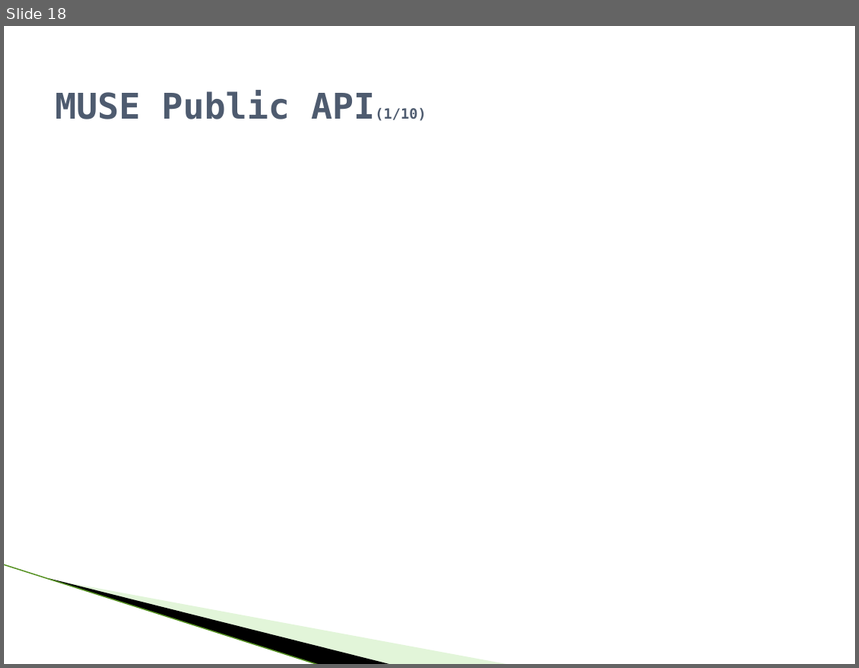
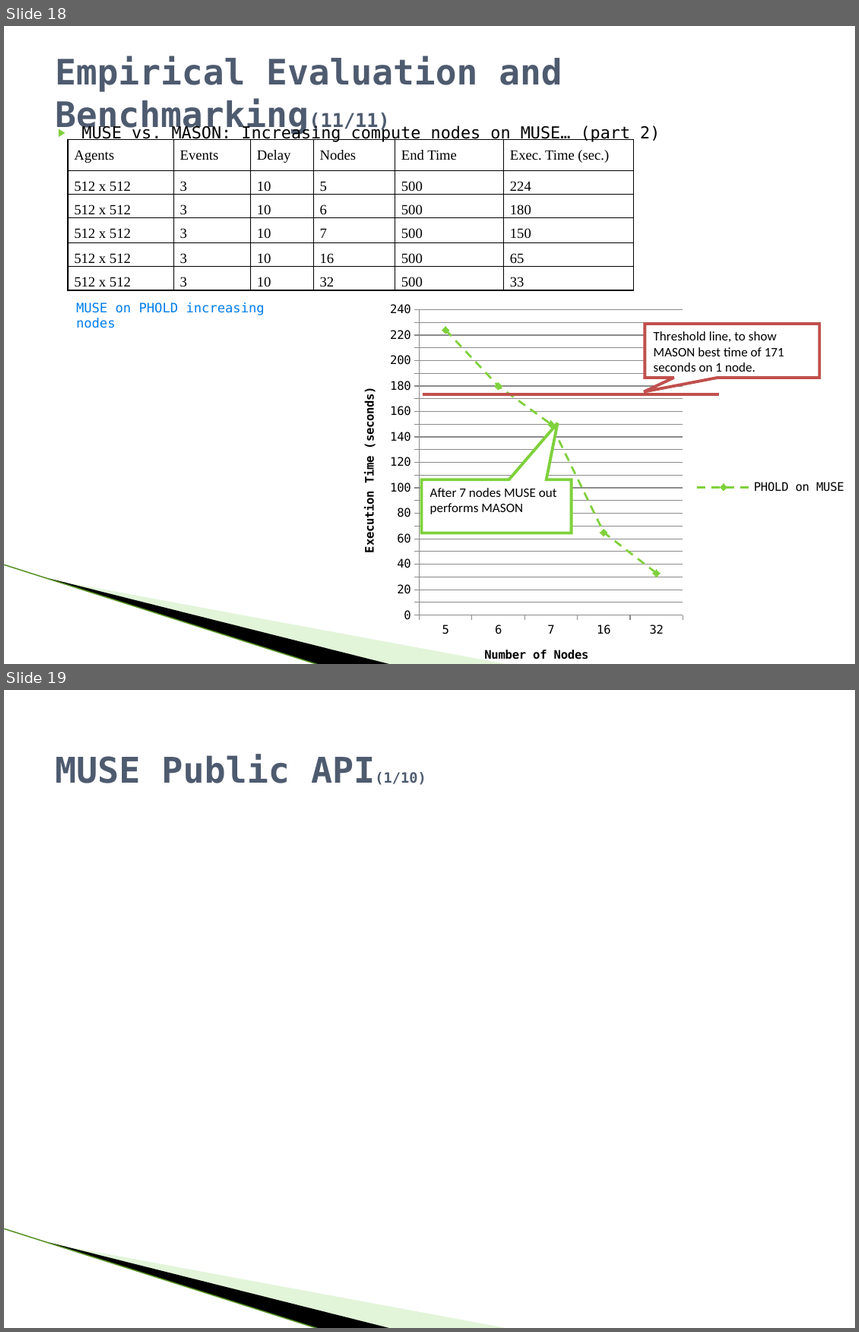
Before and after one commit to raodj/muse, a slide deck: Thesis/MUSE_Defense_presentation.pptx. Shown one above the other, each under a label of ours: slide 18 before the commit, slides 18 and 19 after it. The pictures are 859x668 and 859x1332 pixels, drawn with LibreOffice and Linux fonts; fonts in the diff are those of the drawing; background and template pictures are left out. Boxes give left, top, right and bottom in pixels: in the first picture for what was removed or moved away, otherwise in the second. Text is boxed around its words. In the diff, an @@ line names an element or a change of style, - is before the commit and + after.

```diff
--- a/Thesis/MUSE_Defense_presentation.pptx
+++ b/Thesis/MUSE_Defense_presentation.pptx
@@ slide 18 added at box(4, 26, 855, 664), background #FFFFFF; not listed: 3 template elements that a slide beside it also shows @@
@@ title added at box(55, 56, 562, 135), 29.7 pt, text #4E5B6F, bold @@
+Empirical Evaluation and Benchmarking(11/11)
@@ table added at box(68, 139, 634, 298), 6 rows, 6 columns @@
+Agents | Events | Delay | Nodes | End Time | Exec. Time (sec.)
+512 x 512 | 3 | 10 | 5 | 500 | 224
+512 x 512 | 3 | 10 | 6 | 500 | 180
+512 x 512 | 3 | 10 | 7 | 500 | 150
+512 x 512 | 3 | 10 | 16 | 500 | 65
+512 x 512 | 3 | 10 | 32 | 500 | 33
@@ text added at box(82, 125, 660, 142), 14 pt, text #000000 @@
+▶ MUSE vs. MASON: Increasing compute nodes on MUSE… (part 2)
@@ line stacked chart added at box(344, 296, 855, 664) @@
+categories: 5, 6, 7, 16, 32
+PHOLD on MUSE: 224, 180, 150, 65, 33
@@ text added at box(76, 303, 265, 328), 11 pt, text #007EEB @@
+MUSE on PHOLD increasing nodes
@@ speech box added at box(645, 324, 819, 378), fill #FFFFFF, outline #C0504D 2.5 pt, 11 pt, text #000000 @@
+Threshold line, to show MASON best time of 171 seconds on 1 node.
@@ line added from (423, 395) to (720, 395), #C0504D 2.5 pt @@
@@ speech box added at box(422, 480, 572, 534), fill #FFFFFF, outline #7FD13B 2.5 pt, 11 pt, text #000000 @@
+After 7 nodes MUSE out performs MASON
@@ what was slide 18 is now slide 19 @@
```
Also in this commit, not shown: 10 slides changed, 1 other file.
